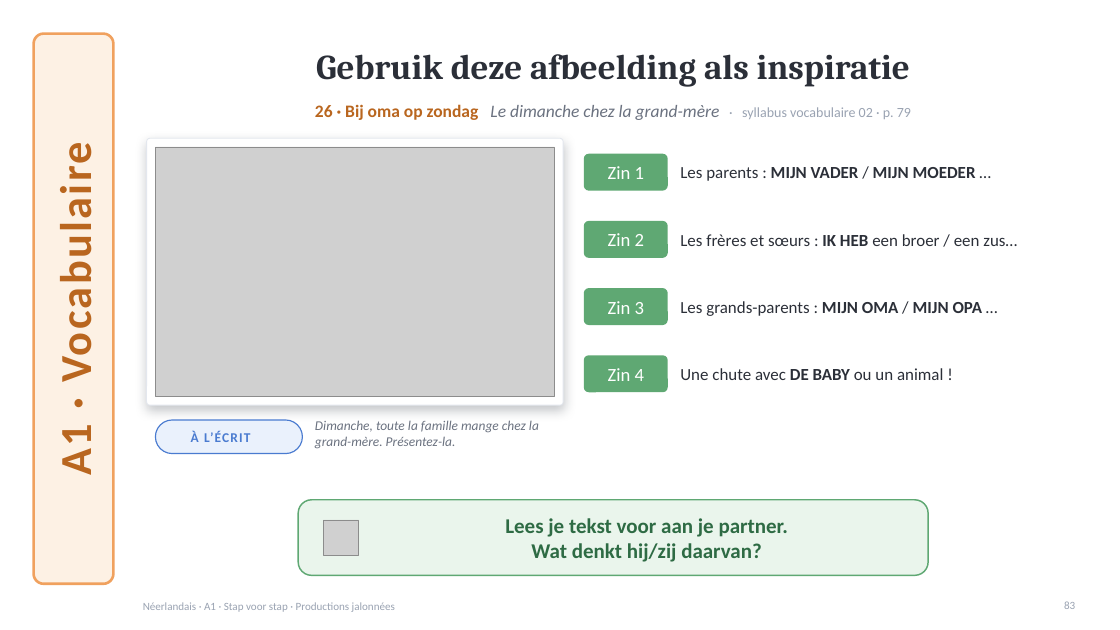
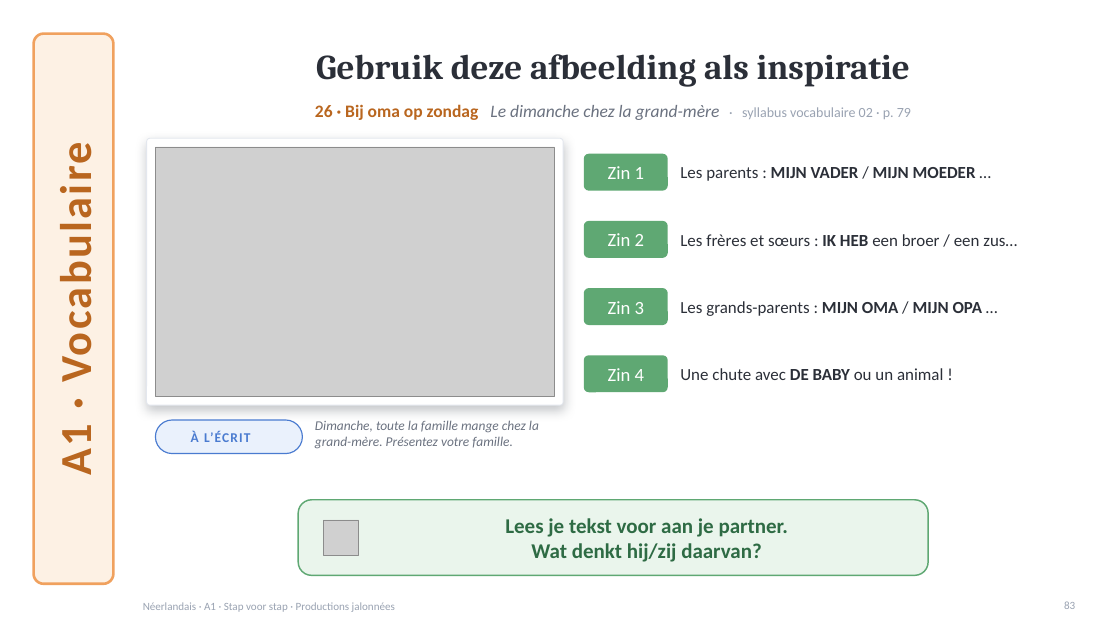
Before and after one commit to ajouniaux/talenleren, a slide deck: slide 83 of neerlandais1/powerpoints/Stap_voor_stap_A1_debutants.pptx. Drawn at 1120x630 pixels with LibreOffice and Linux fonts; fonts in the diff are those of the drawing; grey boxes stand for pictures; background and template pictures are left out. Boxes give left, top, right and bottom in pixels: in the first picture for what was removed or moved away, otherwise in the second. Text is boxed around its words. In the diff, an @@ line names an element or a change of style, - is before the commit and + after.

```diff
--- a/neerlandais1/powerpoints/Stap_voor_stap_A1_debutants.pptx
+++ b/neerlandais1/powerpoints/Stap_voor_stap_A1_debutants.pptx
@@ text at [315, 420, 539, 448]: text changed @@
-Dimanche, toute la famille mange chez la grand-mère. Présentez-la.
+Dimanche, toute la famille mange chez la grand-mère. Présentez votre famille.
```
Also in this commit, not shown: 19 other slides changed, 5 other files.
